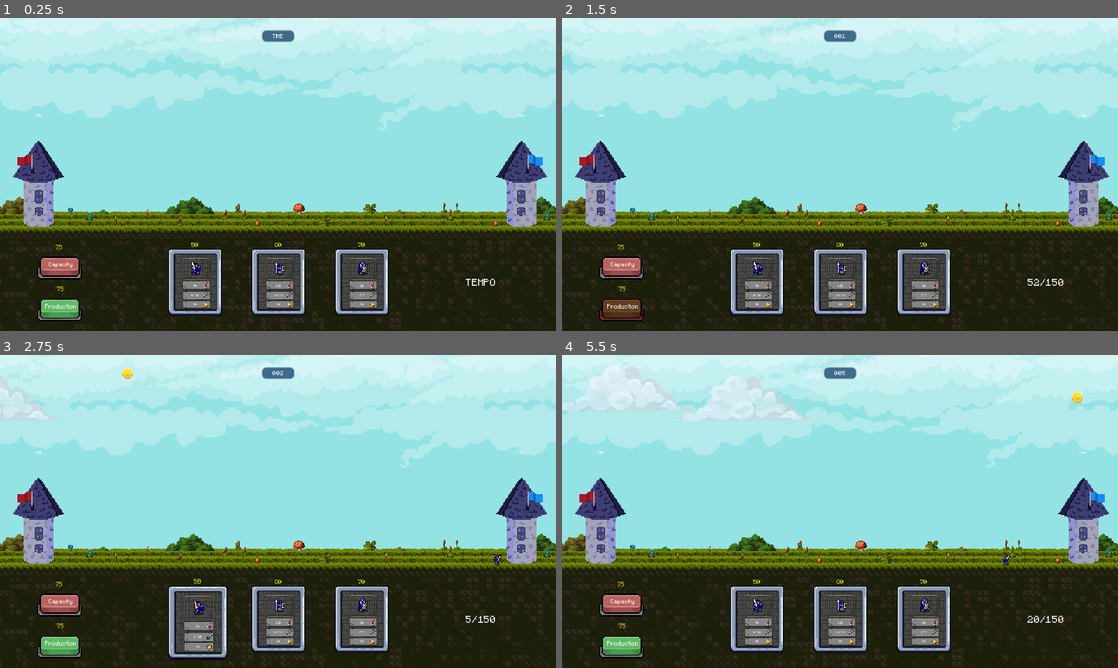
Above: before the commit, frames 1-4 (two rows, left to right).
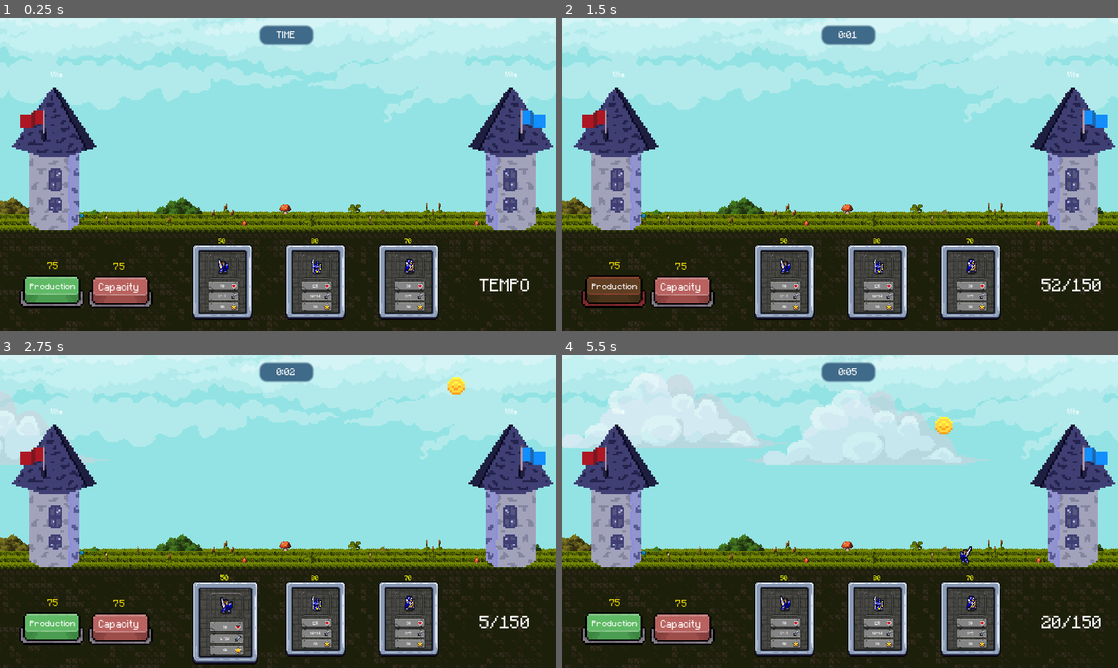
Above: after the commit, the same moments.

Repository: StefanoGavatta/StoriaMiniGioco
Game: Godot game, scene res://World/world.tscn
The game is run twice, just before and just after one commit, with the same random seed, the same clock (stepped at 60 frames per second) and the same inputs.
Inputs (mouse positions are in pixels of both pictures, inside the frame that each line leads up to; where the layout moved, square brackets give the same spot in the first picture):
- Up to frame 1 (0.25 s): no input
- Up to frame 2 (1.5 s): click "75" at 0.5 s; click "75" at 1.25 s
- Up to frame 3 (2.75 s): click (194, 621) at 2.02 s
- Up to frame 4 (5.5 s): click (1017, 386) [689, 373] at 2.75 s; click (756, 621) at 3.52 s; click "75" at 4.25 s; click "75" at 5 s

The runs differ from the first frame. In frame 1, 31% of the frame differs, in the area x 0-100%, y 0-100%; in frame 2, 31%; in frame 3, 32%; in frame 4, 37%.

Commit message:
ridimensionato gioco

Diff:
--- a/Giocatore/gestore_giocatore.gd
+++ b/Giocatore/gestore_giocatore.gd
@@ -1,4 +1,4 @@
-@icon("res://IconGodotNode/node_2D/icon_hammer.png")
+
 
 extends Node
 
@@ -22,9 +22,7 @@
 func aggiornaValore():
 	$"../UI/Label".text = str(valuta) + "/" + str(capacity)
 
-	#Data : calcola il numero maggiore di valute raggiunto
-	if valuta > $"../Data".valuta_massima_raggiunta:
-		$"../Data".valuta_massima_raggiunta = valuta
+
 
 func ControllaTruppa(card:Card)->bool:
 	if card.costo < valuta:
@@ -57,10 +55,7 @@
 
 	get_parent().add_child(istanzaSpada)
 
-	#Data : prende il numero di truppe
-	$"../Data".truppe_posizionate += 1
-	#Data : prende le spese totali
-	$"../Data".valuta_spesa += card.costo
+
 func upgrade_capacity():
 	capacity += 50
 	aggiornaValore()
--- a/Truppe/animation_node.gd
+++ b/Truppe/animation_node.gd
@@ -1,4 +1,4 @@
-@icon("res://IconGodotNode/node/icon_brush.png")
+
 extends Node
 
 const labelDanno = preload("res://DannoRicevuto/danno_ricevuto.tscn")
--- a/Truppe/assemblatore_gruppo.gd
+++ b/Truppe/assemblatore_gruppo.gd
@@ -1,4 +1,4 @@
-@icon("res://IconGodotNode/node/icon_magnifier.png")
+
 extends Node
 
 #nodo che seleziona in base al gruppo di appartenenza quali tipi di valori assegnare
--- a/Truppe/fight_node.gd
+++ b/Truppe/fight_node.gd
@@ -1,4 +1,4 @@
-@icon("res://IconGodotNode/node/icon_sword.png")
+
 extends Node
 
 #nodo responsabile del combattimento della truppa.
--- a/Truppe/knockback.gd
+++ b/Truppe/knockback.gd
@@ -1,4 +1,4 @@
-@icon("res://IconGodotNode/node/icon_target_2.png")
+
 extends Node
 
 @onready var knock_back: Timer = $KnockBack
--- a/Truppe/nodo_arco.gd
+++ b/Truppe/nodo_arco.gd
@@ -1,4 +1,4 @@
-@icon("res://IconGodotNode/node/icon_bullet.png")
+
 extends Node
 
 @onready var truppa: CharacterBody2D = $".."
--- a/Truppe/truppa.gd
+++ b/Truppe/truppa.gd
@@ -1,4 +1,4 @@
-@icon("res://IconGodotNode/node/icon_character.png")
+
 extends CharacterBody2D
 
 @export var vita: int = 30
--- a/UI/miglioramenti.gd
+++ b/UI/miglioramenti.gd
@@ -16,8 +16,7 @@
 		gestore_giocatore.valuta -= next_upgrade_capacity
 		gestore_giocatore.upgrade_capacity()
 
-		#Data : calcola la valuta totale spesa
-		$"../../Data".valuta_spesa += next_upgrade_capacity
+
 
 		next_upgrade_capacity += 50
 		aggiorna_labels()
@@ -33,8 +32,7 @@
 			gestore_giocatore.valuta -= next_upgrade_production
 			gestore_giocatore.upgrade_production()
 
-			#Data : calcola la valuta totale spesa
-			$"../../Data".valuta_spesa += next_upgrade_production
+
 
 			next_upgrade_production += 50
 			aggiorna_labels()
--- a/World/background.gd
+++ b/World/background.gd
@@ -1,4 +1,4 @@
-@icon("res://IconGodotNode/color/icon_map_2.png")
+
 extends Node2D
 
 @onready var carica_nuova_nuvola: Timer = $Timer
--- a/World/gestore_nemici.gd
+++ b/World/gestore_nemici.gd
@@ -1,4 +1,4 @@
-@icon("res://IconGodotNode/node_3D/icon_hammer.png")
+
 extends Node
 
 const Spada = preload("res://Truppe/truppa.tscn")
--- a/World/world.tscn
+++ b/World/world.tscn
@@ -12,8 +12,6 @@
 [ext_resource type="Script" path="res://UI/miglioramenti.gd" id="10_vk5v5"]
 [ext_resource type="Texture2D" uid="uid://cqrkx5cbx1j17" path="res://CardAssets/PBP-V2.png" id="11_k6dol"]
 [ext_resource type="Script" path="res://LanPartyReq/lan_party_node.gd" id="12_bx3a8"]
-[ext_resource type="Script" path="res://RaccoltaDati/data.gd" id="13_0vk8h"]
-[ext_resource type="Script" path="res://RaccoltaDati/criptatore.gd" id="14_q65r8"]
 
 [sub_resource type="WorldBoundaryShape2D" id="WorldBoundaryShape2D_l0w4d"]
 distance = 173.0
@@ -2067,21 +2065,25 @@
 
 [node name="Background" type="Node2D" parent="."]
 script = ExtResource("1_quvg8")
+metadata/_edit_lock_ = true
 
 [node name="ParallaxBackground" type="ParallaxBackground" parent="Background"]
 
 [node name="ParallaxLayer" type="ParallaxLayer" parent="Background/ParallaxBackground"]
-motion_mirroring = Vector2(2038, 0)
+motion_mirroring = Vector2(1208, 0)
+metadata/_edit_lock_ = true
 
 [node name="BBImage" type="Sprite2D" parent="Background/ParallaxBackground/ParallaxLayer"]
-position = Vector2(1016, 384)
-scale = Vector2(4.24897, 4.24309)
+position = Vector2(618, 213)
+scale = Vector2(2.52014, 2.51665)
 texture = ExtResource("2_6rcl3")
 
 [node name="Timer" type="Timer" parent="Background"]
 autostart = true
 
 [node name="Pavimento" type="StaticBody2D" parent="."]
+position = Vector2(-13, 10)
+scale = Vector2(0.585, 0.585)
 collision_layer = 3
 
 [node name="CollisionShape2D" type="CollisionShape2D" parent="Pavimento"]
@@ -2120,13 +2122,13 @@
 
 [node name="Torre3" parent="Torri" groups=["Nemico"] instance=ExtResource("2_wah31")]
 z_index = 4
-position = Vector2(128, 592)
+position = Vector2(108, 311)
 scale = Vector2(1.35, 1.35)
 collision_layer = 129
 
 [node name="Torre2" parent="Torri" groups=["Alleato"] instance=ExtResource("2_wah31")]
 z_index = 4
-position = Vector2(1793, 592)
+position = Vector2(1050, 311)
 scale = Vector2(1.35, 1.35)
 collision_layer = 65
 
@@ -2139,13 +2141,13 @@
 autostart = true
 
 [node name="Posizionatore1" type="Marker2D" parent="GestoreGiocatore"]
-position = Vector2(1760, 720)
+position = Vector2(1062, 427)
 
 [node name="Posizionatore2" type="Marker2D" parent="GestoreGiocatore"]
-position = Vector2(1760, 688)
+position = Vector2(1062, 407)
 
 [node name="Posizionatore3" type="Marker2D" parent="GestoreGiocatore"]
-position = Vector2(1760, 664)
+position = Vector2(1062, 386)
 
 [node name="GestoreNemici" type="Node" parent="."]
 script = ExtResource("6_dkahq")
@@ -2155,13 +2157,13 @@
 autostart = true
 
 [node name="Posizionatore1" type="Marker2D" parent="GestoreNemici"]
-position = Vector2(168, 664)
+position = Vector2(108, 397)
 
 [node name="Posizionatore2" type="Marker2D" parent="GestoreNemici"]
-position = Vector2(168, 688)
+position = Vector2(108, 411)
 
 [node name="Posizionatore3" type="Marker2D" parent="GestoreNemici"]
-position = Vector2(168, 720)
+position = Vector2(108, 427)
 
 [node name="GeneratoreMonete" type="Node" parent="."]
 script = ExtResource("6_o4qje")
@@ -2186,20 +2188,26 @@
 
 [node name="CardContainer" parent="UI" instance=ExtResource("5_k2s1r")]
 layout_mode = 1
-anchors_preset = 7
-anchor_left = 0.5
-anchor_top = 1.0
-anchor_right = 0.5
-anchor_bottom = 1.0
-offset_left = -444.0
+anchors_preset = -1
+anchor_left = 0.416017
+anchor_top = 0.716404
+anchor_right = 0.416017
+anchor_bottom = 0.716404
+offset_left = -444.001
 offset_top = -346.0
-offset_right = 444.0
-offset_bottom = 0.0
+offset_right = 443.999
+offset_bottom = 6.10352e-05
 grow_horizontal = 2
 grow_vertical = 0
+scale = Vector2(0.67, 0.67)
 
 [node name="Label" type="Label" parent="UI"]
-layout_mode = 0
+layout_mode = 1
+anchors_preset = -1
+anchor_left = -0.319293
+anchor_top = -0.331789
+anchor_right = -0.319293
+anchor_bottom = -0.331789
 offset_left = 1608.0
 offset_top = 885.0
 offset_right = 1721.0
@@ -2207,25 +2215,26 @@
 theme_override_fonts/font = ExtResource("7_5ld53")
 theme_override_font_sizes/font_size = 56
 text = "TEMPO"
+metadata/_edit_use_anchors_ = true
 
 [node name="Miglioramenti" type="Control" parent="UI"]
 anchors_preset = 0
-offset_left = 64.0
-offset_top = 832.0
-offset_right = 402.0
-offset_bottom = 1030.0
+offset_left = 26.0
+offset_top = 466.0
+offset_right = 364.0
+offset_bottom = 664.0
 script = ExtResource("10_vk5v5")
 
 [node name="CapacityButton" type="AnimatedSprite2D" parent="UI/Miglioramenti"]
-position = Vector2(167.667, 21.7499)
-scale = Vector2(4.31944, 4.31944)
+position = Vector2(246, 94)
+scale = Vector2(3.739, 3.739)
 sprite_frames = SubResource("SpriteFrames_hrtvg")
 frame = 1
 frame_progress = 1.0
 
 [node name="UpgradeButton" type="AnimatedSprite2D" parent="UI/Miglioramenti"]
-position = Vector2(167.667, 149.75)
-scale = Vector2(4.31944, 4.31944)
+position = Vector2(103.667, 77.7499)
+scale = Vector2(3.739, 3.739)
 sprite_frames = SubResource("SpriteFrames_1dnkh")
 frame = 1
 frame_progress = 1.0
@@ -2236,7 +2245,12 @@
 }
 
 [node name="Capacity" type="Button" parent="UI/Miglioramenti"]
-layout_mode = 0
+layout_mode = 1
+anchors_preset = -1
+anchor_left = 0.231756
+anchor_top = 0.36995
+anchor_right = 0.231756
+anchor_bottom = 0.36995
 offset_left = 77.6666
 offset_top = -4.25006
 offset_right = 210.667
@@ -2255,9 +2269,15 @@
 theme_override_styles/normal_mirrored = SubResource("StyleBoxEmpty_0ou1r")
 theme_override_styles/normal = SubResource("StyleBoxEmpty_nvkq3")
 flat = true
+metadata/_edit_use_anchors_ = true
 
 [node name="costo" type="Label" parent="UI/Miglioramenti/Capacity"]
-layout_mode = 0
+layout_mode = 1
+anchors_preset = -1
+anchor_left = 0.0225563
+anchor_top = 0.258064
+anchor_right = 0.0225563
+anchor_bottom = 0.258064
 offset_left = 34.0
 offset_top = -52.0
 offset_right = 90.0
@@ -2267,12 +2287,13 @@
 text = "costo"
 horizontal_alignment = 1
 vertical_alignment = 1
+metadata/_edit_use_anchors_ = true
 
 [node name="ButtonScope" type="Label" parent="UI/Miglioramenti/Capacity"]
 layout_mode = 1
-anchors_preset = 5
-anchor_left = 0.5
-anchor_right = 0.5
+anchors_preset = -1
+anchor_left = 0.477442
+anchor_right = 0.477442
 offset_left = -41.5
 offset_top = 7.0
 offset_right = 42.5
@@ -2282,9 +2303,15 @@
 text = "Capacity"
 horizontal_alignment = 1
 vertical_alignment = 1
+metadata/_edit_use_anchors_ = true
 
 [node name="Production" type="Button" parent="UI/Miglioramenti"]
-layout_mode = 0
+layout_mode = 1
+anchors_preset = -1
+anchor_left = -0.19428
+anchor_top = -0.363636
+anchor_right = -0.19428
+anchor_bottom = -0.363636
 offset_left = 79.6666
 offset_top = 141.0
 offset_right = 208.667
@@ -2302,14 +2329,15 @@
 theme_override_styles/normal_mirrored = SubResource("StyleBoxEmpty_5f4xl")
 theme_override_styles/normal = SubResource("StyleBoxEmpty_lh4r4")
 flat = true
+metadata/_edit_use_anchors_ = true
 
 [node name="costo" type="Label" parent="UI/Miglioramenti/Production"]
 layout_mode = 1
-anchors_preset = 8
-anchor_left = 0.5
-anchor_top = 0.5
-anchor_right = 0.5
-anchor_bottom = 0.5
+anchors_preset = -1
+anchor_left = 0.538758
+anchor_top = 0.75
+anchor_right = 0.538758
+anchor_bottom = 0.75
 offset_left = -27.5
 offset_top = -84.0
 offset_right = 28.5
@@ -2322,42 +2350,48 @@
 "
 horizontal_alignment = 1
 vertical_alignment = 1
+metadata/_edit_use_anchors_ = true
 
 [node name="ButtonScope" type="Label" parent="UI/Miglioramenti/Production"]
 layout_mode = 1
-anchors_preset = 5
-anchor_left = 0.5
-anchor_right = 0.5
+anchors_preset = -1
+anchor_left = 0.538758
+anchor_right = 0.538758
 offset_left = -53.5
 offset_top = 7.0
 offset_right = 54.5
 offset_bottom = 35.0
 grow_horizontal = 2
-theme_override_font_sizes/font_size = 32
+theme_override_font_sizes/font_size = 28
 text = "Production"
 horizontal_alignment = 1
 vertical_alignment = 1
+metadata/_edit_use_anchors_ = true
 
 [node name="LanPartyNode" type="Control" parent="."]
 layout_mode = 3
-anchors_preset = 0
-offset_right = 1920.0
-offset_bottom = 124.0
-script = ExtResource("12_bx3a8")
-
-[node name="Tempo" type="Label" parent="LanPartyNode"]
-layout_mode = 1
 anchors_preset = 8
 anchor_left = 0.5
 anchor_top = 0.5
 anchor_right = 0.5
 anchor_bottom = 0.5
-offset_left = -55.5
-offset_top = -19.5
-offset_right = 55.5
-offset_bottom = 19.5
+offset_left = 520.0
+offset_top = 16.0
+offset_right = 667.0
+offset_bottom = 66.0
 grow_horizontal = 2
 grow_vertical = 2
+script = ExtResource("12_bx3a8")
+
+[node name="Tempo" type="Label" parent="LanPartyNode"]
+layout_mode = 1
+anchors_preset = 5
+anchor_left = 0.5
+anchor_right = 0.5
+offset_left = -56.0
+offset_right = 55.0
+offset_bottom = 39.0
+grow_horizontal = 2
 theme_override_font_sizes/font_size = 32
 theme_override_styles/normal = SubResource("StyleBoxFlat_fvdml")
 text = "TIME"
@@ -2367,11 +2401,8 @@
 [node name="Timer" type="Timer" parent="LanPartyNode/Tempo"]
 autostart = true
 
-[node name="Data" type="Node" parent="."]
-script = ExtResource("13_0vk8h")
-
-[node name="criptatore" type="Node" parent="Data"]
-script = ExtResource("14_q65r8")
+[node name="Marker2D" type="Marker2D" parent="."]
+position = Vector2(1146, 0)
 
 [connection signal="timeout" from="Background/Timer" to="Background" method="crea_nuvola"]
 [connection signal="timeout" from="GestoreGiocatore/ValutaTimer" to="GestoreGiocatore" method="_on_valuta_timer_timeout"]
--- a/monete/auto_distruzione.gd
+++ b/monete/auto_distruzione.gd
@@ -1,8 +1,8 @@
-@icon("res://IconGodotNode/node_2D/icon_particle.png")
+
 extends Node
 @onready var coin: AnimatedSprite2D = $".."
 @onready var animation_player: AnimationPlayer = $"../AnimationPlayer"
 
 func _process(delta: float) -> void:
-	if coin.global_position.y > 616:
+	if coin.global_position.y > 432:
 		animation_player.play("dissipazione")
--- a/monete/coin.gd
+++ b/monete/coin.gd
@@ -1,4 +1,4 @@
-@icon("res://IconGodotNode/node_2D/icon_coin.png")
+
 extends AnimatedSprite2D
 
 var moneta_raccolta: bool = false
@@ -6,7 +6,7 @@
 
 @onready var gestore_giocatore: Node = get_parent().get_node("%GestoreGiocatore")
 
-var target_position: Vector2 = Vector2(1476, 885) # Cambia questi valori con la posizione desiderata
+var target_position: Vector2 = Vector2(1021, 522) # Cambia questi valori con la posizione desiderata
 
 func _process(delta: float) -> void:
 	if !moneta_raccolta:
@@ -24,8 +24,5 @@
 func _on_button_pressed() -> void:
 	$AutoDistruzione.queue_free()
 	$Button.queue_free()
-	speed = 2500
+	speed = 2000
 	moneta_raccolta = true
-
-	#Data : indica le monete raccolte
-	get_parent().get_node("Data").monete_raccolte+=1
--- a/monete/coin.tscn
+++ b/monete/coin.tscn
@@ -86,7 +86,7 @@
 tracks/0/interp = 1
 tracks/0/loop_wrap = true
 tracks/0/keys = {
-"times": PackedFloat32Array(0, 0.0333333, 1),
+"times": PackedFloat32Array(0, 0.0333333, 0.7),
 "transitions": PackedFloat32Array(1, 1, 1),
 "update": 0,
 "values": [Color(1, 1, 1, 1), Color(1, 1, 1, 1), Color(1, 1, 1, 0)]
@@ -98,7 +98,7 @@
 tracks/1/interp = 1
 tracks/1/loop_wrap = true
 tracks/1/keys = {
-"times": PackedFloat32Array(1),
+"times": PackedFloat32Array(0.7),
 "transitions": PackedFloat32Array(1),
 "values": [{
 "args": [],
@@ -113,6 +113,7 @@
 }
 
 [node name="Coin" type="AnimatedSprite2D"]
+z_index = 100
 scale = Vector2(4.5625, 4.5625)
 sprite_frames = SubResource("SpriteFrames_f4j0n")
 autoplay = "default"
--- a/monete/generatore_monete.gd
+++ b/monete/generatore_monete.gd
@@ -1,12 +1,9 @@
-@icon("res://IconGodotNode/node_2D/icon_money_bag.png")
+
 extends Node
 
 const moneta = preload("res://monete/coin.tscn")
 
 func _on_timer_timeout() -> void:
 	var coin = moneta.instantiate()
-	coin.position = Vector2(randi_range(12,1900),-17)
+	coin.position = Vector2(randi_range(12,1146),-17)
 	get_parent().add_child(coin)
-
-	#Data : indica quante monete sono state generate
-	$"../Data".monete_cadute += 1
--- a/project.godot
+++ b/project.godot
@@ -20,12 +20,14 @@
 
 [display]
 
-window/size/viewport_width=1920
-window/size/viewport_height=1080
 window/size/mode=2
 window/size/always_on_top=true
 window/stretch/mode="canvas_items"
 window/stretch/aspect="expand"
+
+[editor]
+
+movie_writer/fps=300
 
 [global_group]
 
--- a/resources/risorsaProva.gd
+++ /dev/null
@@ -1,11 +0,0 @@
-extends Node
-
-
-# Called when the node enters the scene tree for the first time.
-func _ready() -> void:
-	pass # Replace with function body.
-
-
-# Called every frame. 'delta' is the elapsed time since the previous frame.
-func _process(delta: float) -> void:
-	pass
--- a/torri/torre.gd
+++ b/torri/torre.gd
@@ -1,4 +1,4 @@
-@icon("res://IconGodotNode/node/icon_map.png")
+
 extends StaticBody2D
 
 const torre_alleata = preload("res://torri/Sprite_TowerBLUE.png")
@@ -47,9 +47,6 @@
 func esplodi():
 	get_tree().reload_current_scene()
 
-
-	$"../../Data".componi()
-
 	queue_free()
 
 func aggiornaVita():
--- a/torri/torre.tscn
+++ b/torri/torre.tscn
@@ -19,9 +19,9 @@
 shape = SubResource("RectangleShape2D_4q6hr")
 
 [node name="vita" type="Label" parent="."]
-offset_left = -16.0
-offset_top = -196.0
-offset_right = 24.0
-offset_bottom = -182.0
+offset_left = -13.0
+offset_top = -151.0
+offset_right = 27.0
+offset_bottom = -137.0
 text = "Vita"
 horizontal_alignment = 1
Not shown: 1 places in World/world.tscn that only renumber resources
